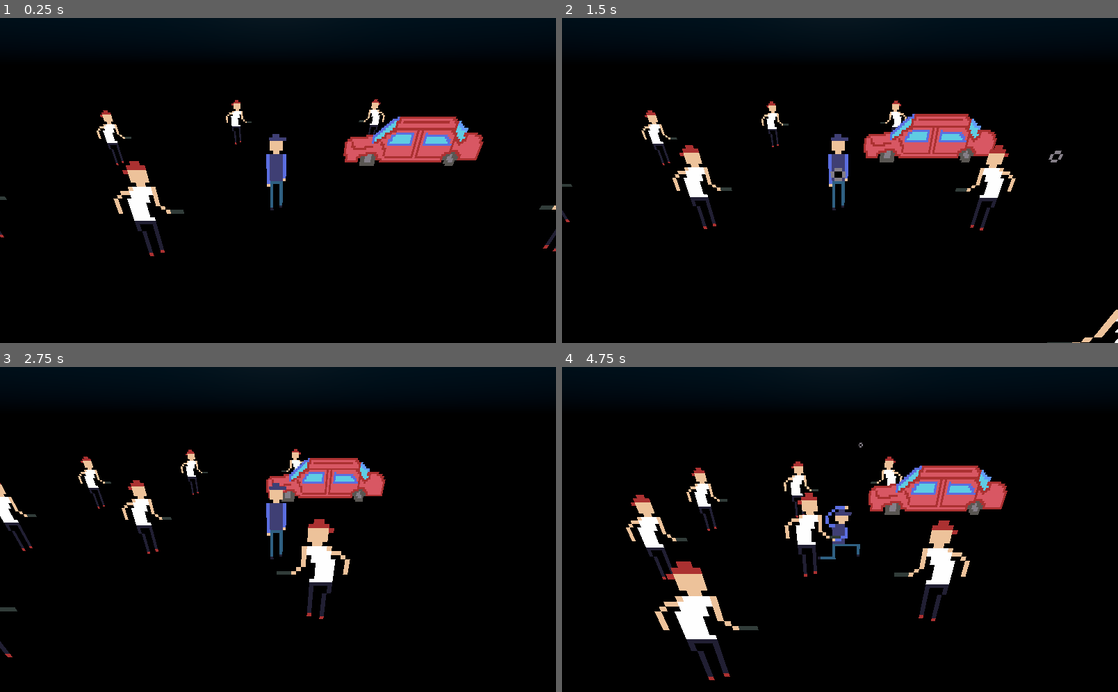
Above: before the commit, frames 1-4 (two rows, left to right).
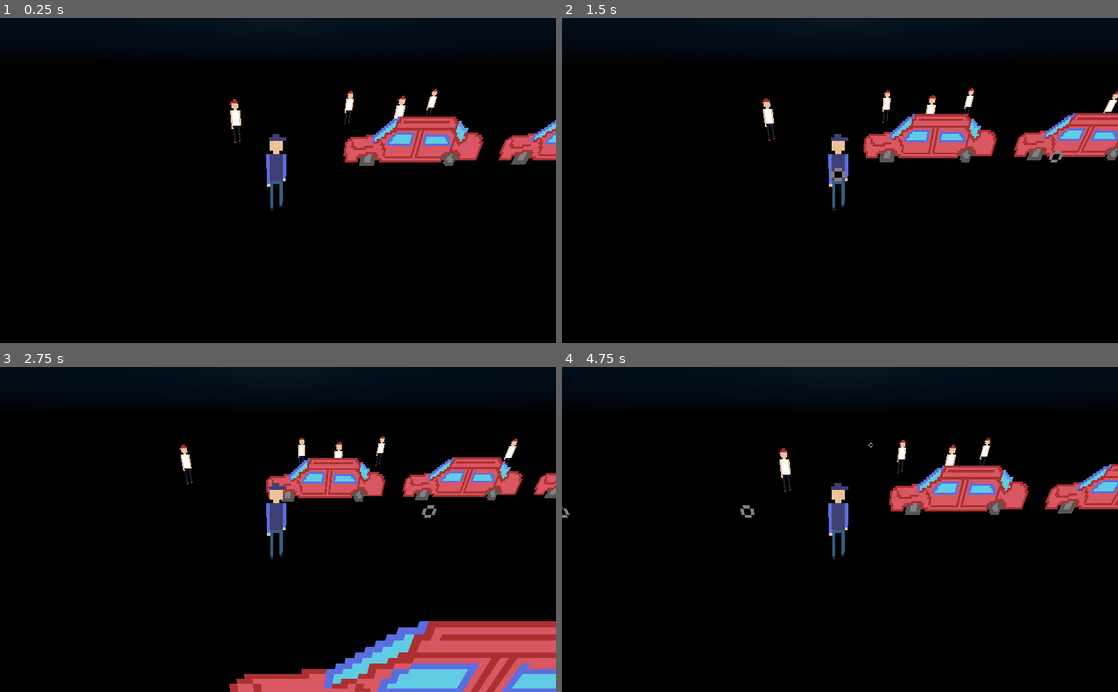
Above: after the commit, the same moments.

Repository: CloneDeath/ChronometryDreadforce
Game: Godot game, scene res://Main.tscn
The game is run twice, just before and just after one commit, with the same random seed, the same clock (stepped at 60 frames per second) and the same inputs.
Inputs:
- Up to frame 1 (0.25 s): no input
- Up to frame 2 (1.5 s): hold D (move_right) 0.53-1.28 s; tap Space (shoot) at 0.6, 1.35 s; hold S (move_down) from 1.28 s (still down)
- Up to frame 3 (2.75 s): release S (move_down) at 2.03 s; hold D (move_right) from 2.03 s (still down); tap Space (shoot) at 2.1 s
- Up to frame 4 (4.75 s): release D (move_right) at 2.78 s; hold W (move_up) 2.78-3.53 s; tap Space (shoot) at 2.85, 3.6, 4.35 s; hold A (move_left) from 3.53 s (still down)

The runs differ from the first frame. In frame 1, 2.7% of the frame differs, in the area x 0-100%, y 21-74%; in frame 2, 4.6%; in frame 3, 14%, in the area x 0-100%, y 21-100%; in frame 4, 9.8%.

Commit message:
Changed the scene a little, and decreased range of thug

Diff:
--- a/Enemies/Thug.tscn
+++ b/Enemies/Thug.tscn
@@ -9,7 +9,7 @@
 
 [sub_resource type="SphereShape" id=2]
 
-radius = 10.0
+radius = 5.0
 
 [node name="Thug" type="KinematicBody"]
 script = ExtResource( 1 )
--- a/Main.tscn
+++ b/Main.tscn
@@ -10,28 +10,34 @@
 transform = Transform( 1, 0, 0, 0, 1, 0, 0, 0, 1, -1.97508, 0, -6.0162 )
 
 [node name="Thug2" parent="." instance=ExtResource( 1 )]
-transform = Transform( 1, 0, 0, 0, 1, 0, 0, 0, 1, 4.7805, 0, -6.24392 )
+transform = Transform( 1, 0, 0, 0, 1, 0, 0, 0, 1, 4.5821, 0, -10.1678 )
 
 [node name="Thug3" parent="." instance=ExtResource( 1 )]
-transform = Transform( 1, 0, 0, 0, 1, 0, 0, 0, 1, -2.54896, 0, 1.7668 )
+transform = Transform( 1, 0, 0, 0, 1, 0, 0, 0, 1, 6.46733, 0, -7.36881 )
 
 [node name="Thug4" parent="." instance=ExtResource( 1 )]
-transform = Transform( 1, 0, 0, 0, 1, 0, 0, 0, 1, 4.9773, 0, 5.23564 )
+transform = Transform( 1, 0, 0, 0, 1, 0, 0, 0, 1, 10.5523, 0, -11.3522 )
 
 [node name="Thug5" parent="." instance=ExtResource( 1 )]
-transform = Transform( 1, 0, 0, 0, 1, 0, 0, 0, 1, 5.87528, 0, 1.57414 )
-
-[node name="Thug6" parent="." instance=ExtResource( 1 )]
-transform = Transform( 1, 0, 0, 0, 1, 0, 0, 0, 1, -2.66453, 0, 6.06196 )
-
-[node name="Thug7" parent="." instance=ExtResource( 1 )]
-transform = Transform( 1, 0, 0, 0, 1, 0, 0, 0, 1, -6.25429, 0, -3.24278 )
-
-[node name="Thug8" parent="." instance=ExtResource( 1 )]
-transform = Transform( 1, 0, 0, 0, 1, 0, 0, 0, 1, -6.33097, 0, 1.2254 )
+transform = Transform( 1, 0, 0, 0, 1, 0, 0, 0, 1, 18.3661, 0, -9.37114 )
 
 [node name="Car" parent="." instance=ExtResource( 2 )]
 transform = Transform( 1, 0, 0, 0, 1, 0, 0, 0, 1, 4.9259, 0, -2.83841 )
+
+[node name="Car2" parent="." instance=ExtResource( 2 )]
+transform = Transform( 1, 0, 0, 0, 1, 0, 0, 0, 1, 4.92882, 9.53674e-07, 5.32412 )
+
+[node name="Car3" parent="." instance=ExtResource( 2 )]
+transform = Transform( 1, 0, 0, 0, 1, 0, 0, 0, 1, 10.8159, 9.53674e-07, -3.02599 )
+
+[node name="Car4" parent="." instance=ExtResource( 2 )]
+transform = Transform( 1, 0, 0, 0, 1, 0, 0, 0, 1, 10.4071, 0, 4.29597 )
+
+[node name="Car5" parent="." instance=ExtResource( 2 )]
+transform = Transform( 1, 0, 0, 0, 1, 0, 0, 0, 1, 16.8051, 0, -3.31174 )
+
+[node name="Car6" parent="." instance=ExtResource( 2 )]
+transform = Transform( 1, 0, 0, 0, 1, 0, 0, 0, 1, 16.2042, 0, 4.75815 )
 
 [node name="Player" parent="." instance=ExtResource( 3 )]
 
